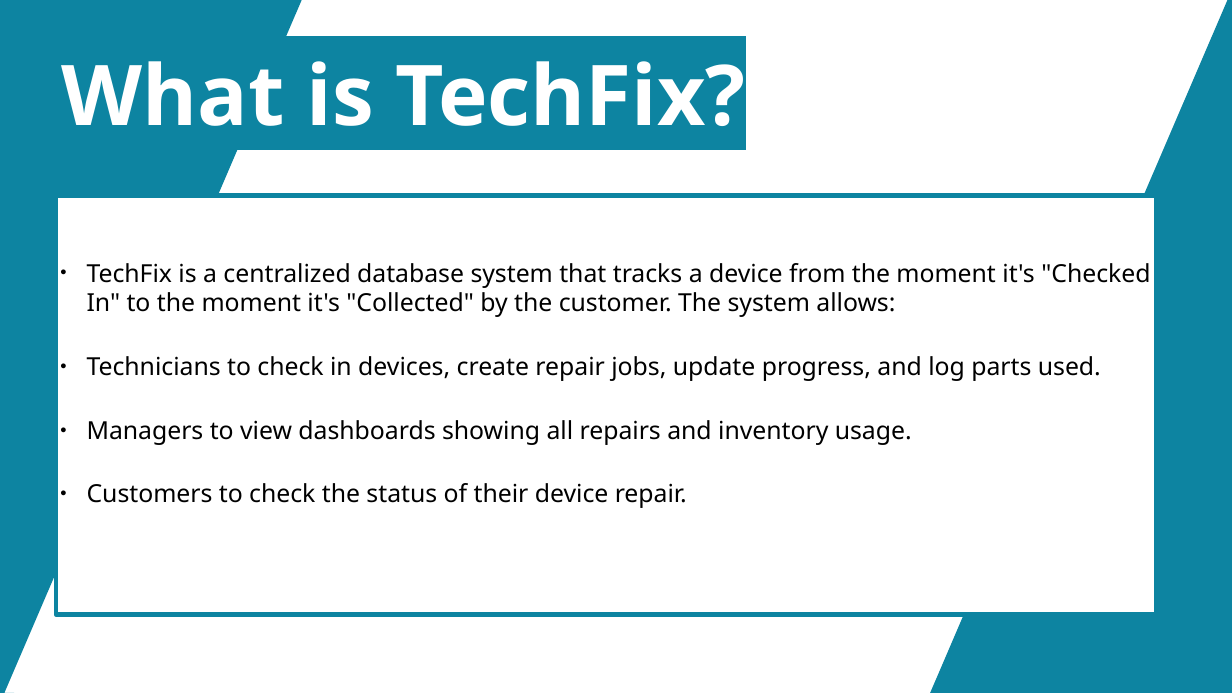
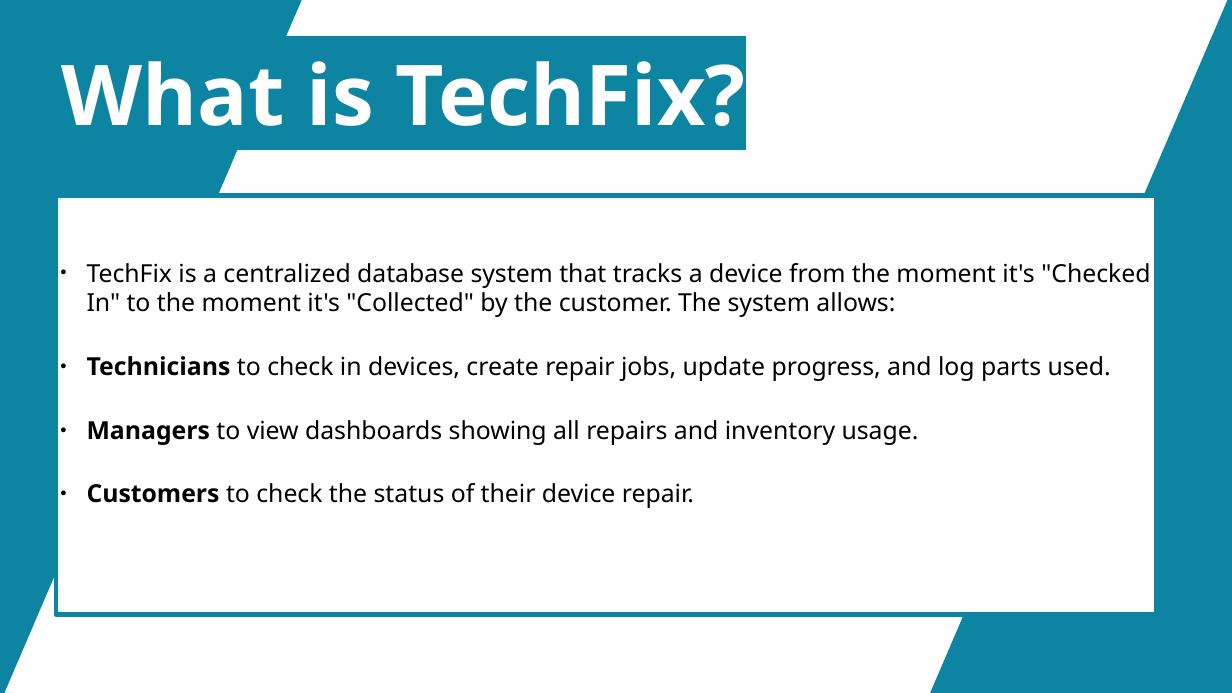
Before and after one commit to AlphaBeast97/DBMS-Flutter-Porject, a slide deck: slide 5 of proposal.odp. Drawn at 1232x693 pixels with LibreOffice and Linux fonts; fonts in the diff are those of the drawing. Boxes give left, top, right and bottom in pixels: in the first picture for what was removed or moved away, otherwise in the second. Text is boxed around its words. In the diff, an @@ line names an element or a change of style, - is before the commit and + after.

```diff
--- a/proposal.odp
+++ b/proposal.odp
@@ text in rectangle at [87,356,1111,508]: bold on in "Technicians", "Managers", "Customers" @@
```
Also in this commit, not shown: 2 other slides changed, 6 slides added, 3 slides removed, 4 other files.
